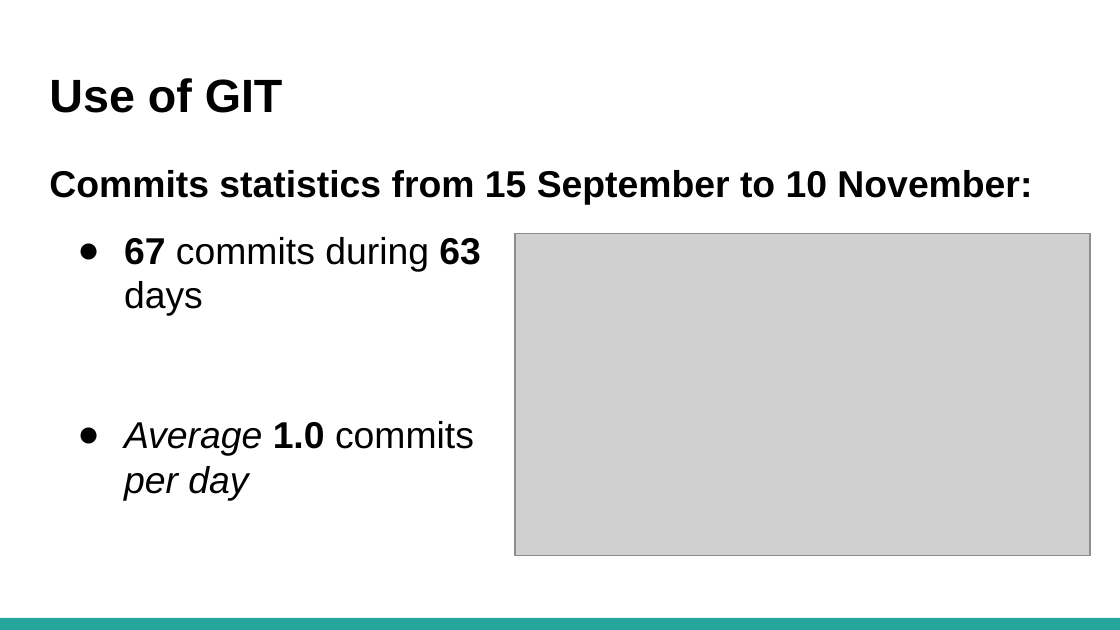
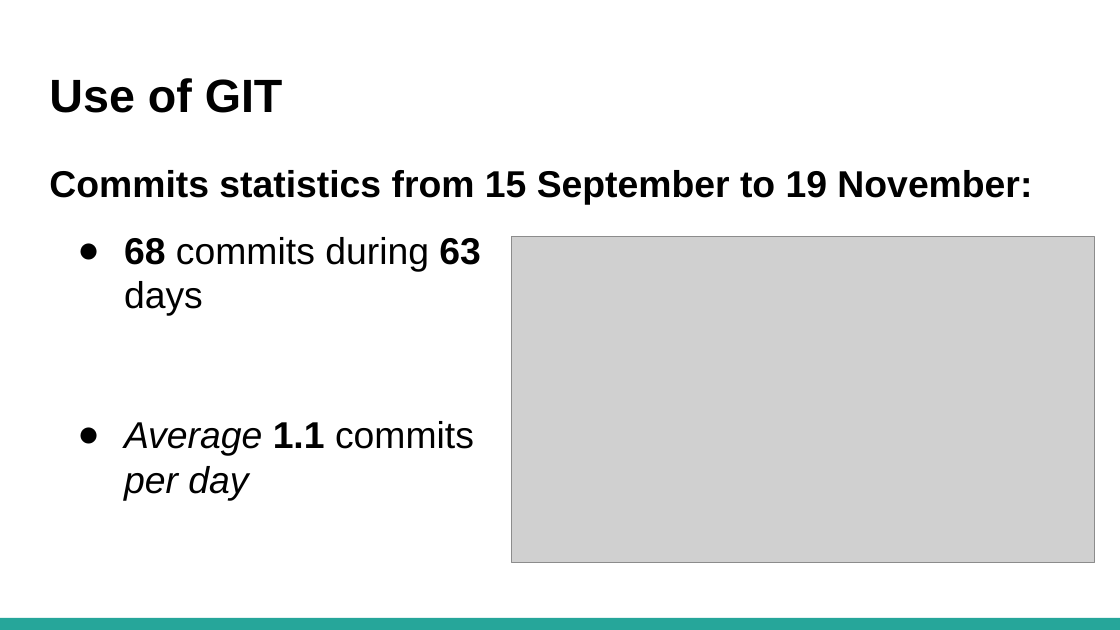
Before and after one commit to lameo/IS203_Project, a slide deck: slide 25 of presentations/SE_ Final Presentation.pptx. Drawn at 1120x630 pixels with LibreOffice and Linux fonts; fonts in the diff are those of the drawing; grey boxes stand for pictures. Boxes give left, top, right and bottom in pixels: in the first picture for what was removed or moved away, otherwise in the second. Text is boxed around its words. In the diff, an @@ line names an element or a change of style, - is before the commit and + after.

```diff
--- a/presentations/SE_ Final Presentation.pptx
+++ b/presentations/SE_ Final Presentation.pptx
@@ text at [49,170,1032,204]: text changed @@
-Commits statistics from 15 September to 10 November:
+Commits statistics from 15 September to 19 November:
@@ text at [124,237,480,500]: text changed @@
-● 67 commits during 63 days
-● Average 1.0 commits per day
+● 68 commits during 63 days
+● Average 1.1 commits per day
@@ picture: place and size @@
-picture at [515,233,1090,556]
+picture at [512,236,1094,562]
```
Also in this commit, not shown: 16 other slides changed.
